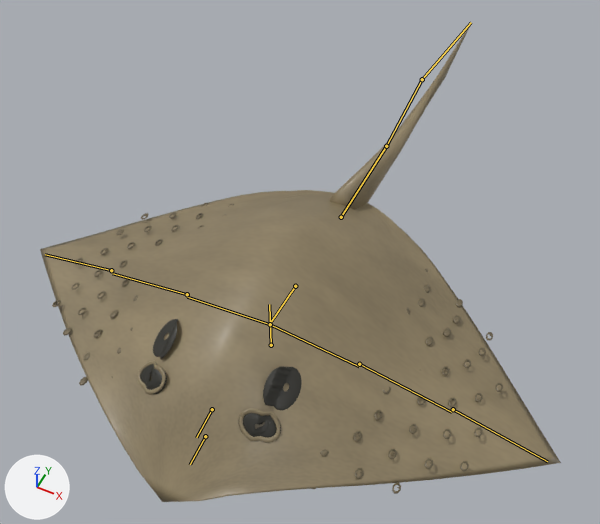
Renders of the glTF model outputs/AshenOathTheRoadBetweenCrowns/assets_external/design_pack_v1/creatures/M18_Shroud_Swimmer.glb from each side of a commit.
Before and after are seen from a camera (50 mm lens) standing at (1.17, -2.04, 3.22) and looking at (-0.13, 0.56, -0.03). Lighting does not change. The marker at lower left points along +X, +Y and +Z. The older version comes first. Both versions are drawn at frame 23 of the action 'Investigate'; the numbers are the values there. The bones that bend it are drawn over the model as lines.

Names of what the first picture shows: 'M18_RuntimeAssembly'.
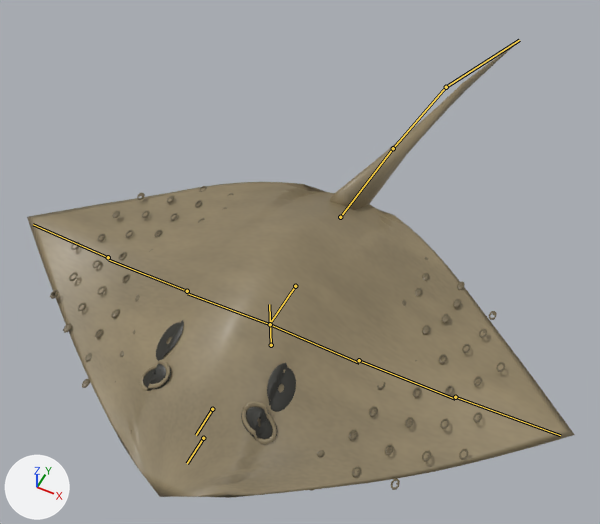
Location of each change, (x1, y1, x2, y2) in pixels of the pictures (600 x 524 px):
'M18_RuntimeAssembly', posed
    before: (40, 24, 561, 502)
    after: (27, 40, 575, 498)
bone 'Fin1_0', root to tip
    before: (270, 324) to (359, 366)
    after: (270, 324) to (359, 363)
bone 'Fin1_1', root to tip
    before: (359, 364) to (451, 412)
    after: (359, 360) to (455, 399)
bone 'Fin1_2', root to tip
    before: (453, 409) to (547, 461)
    after: (455, 397) to (560, 435)
bone 'Fin-1_0', root to tip
    before: (270, 324) to (187, 297)
    after: (270, 324) to (187, 293)
bone 'Fin-1_1', root to tip
    before: (187, 294) to (112, 273)
    after: (187, 291) to (109, 260)
bone 'Fin-1_2', root to tip
    before: (111, 270) to (45, 254)
    after: (108, 257) to (33, 224)
bone 'Head', root to tip
    before: (212, 409) to (196, 437)
    after: (212, 409) to (196, 435)
bone 'UnbarbedTail_0', root to tip
    before: (341, 217) to (386, 146)
    after: (340, 217) to (393, 148)
bone 'UnbarbedTail_1', root to tip
    before: (386, 146) to (422, 79)
    after: (393, 148) to (446, 87)
bone 'UnbarbedTail_2', root to tip
    before: (422, 79) to (471, 22)
    after: (446, 87) to (519, 40)

What the commit changed:
Bone 'Fin1_0' (bone_fin1_0) turns from (-3, 0, 0) to (0, 3, 0) degrees about its own x, y and z.
Bone 'Fin1_1' (bone_fin1_1) turns from (-4, 0, 0) to (3, 4, 0) degrees about its own x, y and z.
Bone 'Fin1_2' (bone_fin1_2) turns from (-3, 0, 0) to (4, 2, 0) degrees about its own x, y and z.
Bone 'Fin-1_0' (bone_fin_1_0) turns from (-3, 0, 0) to (0, -3, 0) degrees about its own x, y and z.
Bone 'Fin-1_1' (bone_fin_1_1) turns from (-4, 0, 0) to (3, -4, 0) degrees about its own x, y and z.
Bone 'Fin-1_2' (bone_fin_1_2) turns from (-3, 0, 0) to (4, -2, 0) degrees about its own x, y and z.
Bone 'Head' (bone_head) turns from (10, 0, 0) to (1, 0, 0) degrees about its own x, y and z.
Bone 'UnbarbedTail_0' (bone_unbarbedtail_0) turns from (0, 0, 2) to (0, 0, -1) degrees about its own x, y and z.
Bone 'UnbarbedTail_1' (bone_unbarbedtail_1) turns from (0, 0, 3) to (0, 0, -3) degrees about its own x, y and z.
Bone 'UnbarbedTail_2' (bone_unbarbedtail_2) turns from (0, 0, 2) to (0, 0, -4) degrees about its own x, y and z.
